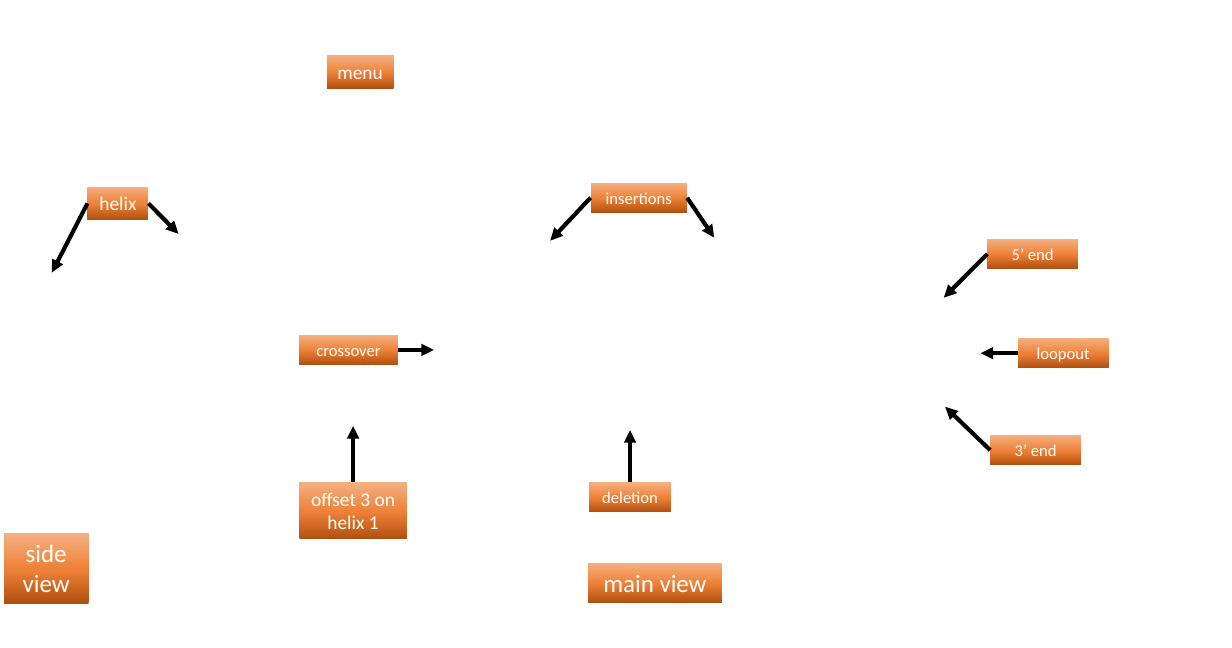
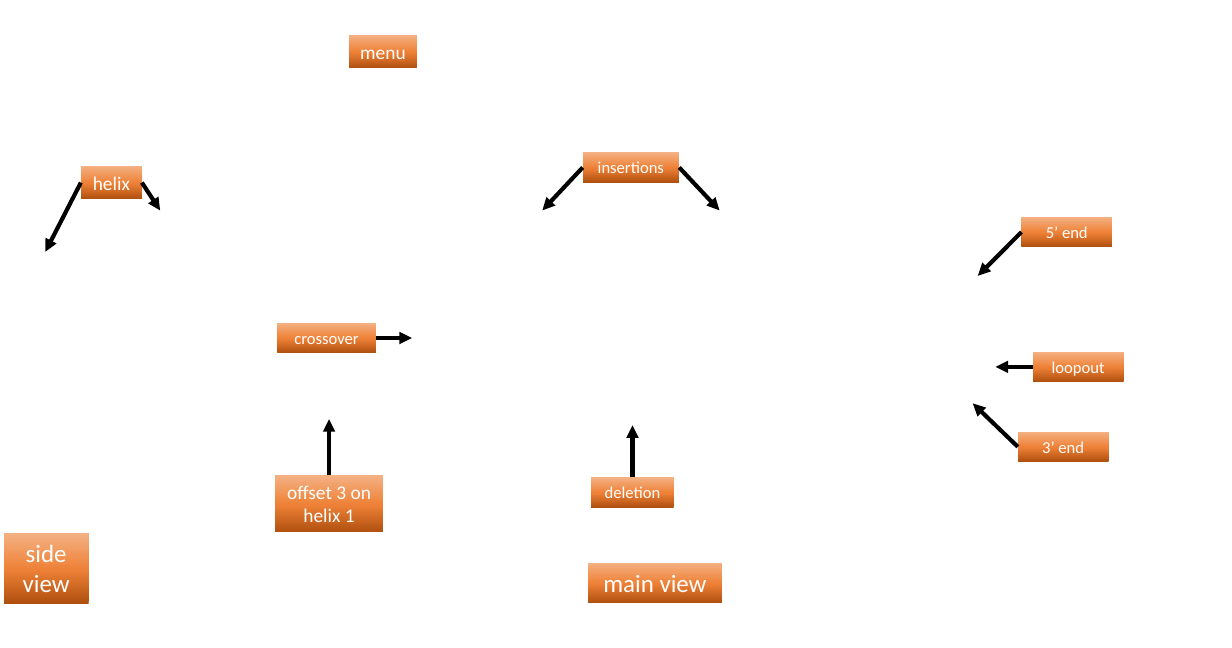
Before and after one commit to UC-Davis-molecular-computing/scadnano, a slide deck: slide 1 of doc-images/screenshot-initial.pptx. Drawn at 1232x648 pixels with LibreOffice and Linux fonts; fonts in the diff are those of the drawing; background and template pictures are left out. Boxes give left, top, right and bottom in pixels: in the first picture for what was removed or moved away, otherwise in the second. Text is boxed around its words. In the diff, an @@ line names an element or a change of style, - is before the commit and + after.

```diff
--- a/doc-images/screenshot-initial.pptx
+++ b/doc-images/screenshot-initial.pptx
@@ rectangle "menu": place and size @@
-rectangle "menu" at [326, 56, 393, 90]
+rectangle "menu" at [349, 35, 416, 69]
@@ rectangle "helix": place and size @@
-rectangle "helix" at [88, 187, 149, 220]
+rectangle "helix" at [81, 166, 142, 200]
@@ arrow moved from (591, 198) - (551, 240) to (583, 168) - (543, 210) @@
@@ rectangle "insertions": place and size @@
-rectangle "insertions" at [591, 183, 687, 212]
+rectangle "insertions" at [583, 153, 679, 183]
@@ arrow moved from (687, 198) - (714, 237) to (679, 168) - (719, 210) @@
@@ arrow moved from (88, 204) - (52, 272) to (81, 183) - (46, 251) @@
@@ arrow moved from (149, 204) - (179, 234) to (142, 183) - (161, 210) @@
@@ arrow moved from (988, 254) - (944, 298) to (1022, 232) - (978, 276) @@
@@ rectangle "5’ end": place and size @@
-rectangle "5’ end" at [988, 239, 1078, 269]
+rectangle "5’ end" at [1022, 217, 1112, 247]
@@ rectangle "crossover": place and size @@
-rectangle "crossover" at [299, 335, 398, 365]
+rectangle "crossover" at [277, 323, 376, 353]
@@ arrow moved from (398, 350) - (434, 350) to (376, 338) - (412, 338) @@
@@ rectangle "loopout": place and size @@
-rectangle "loopout" at [1018, 338, 1108, 368]
+rectangle "loopout" at [1032, 352, 1123, 382]
@@ arrow moved from (1018, 353) - (981, 353) to (1032, 367) - (996, 367) @@
@@ arrow moved from (991, 451) - (946, 407) to (1018, 447) - (973, 404) @@
@@ arrow moved from (353, 483) - (353, 426) to (329, 476) - (329, 420) @@
@@ arrow moved from (630, 483) - (630, 431) to (632, 478) - (632, 426) @@
@@ rectangle "3’ end": place and size @@
-rectangle "3’ end" at [991, 435, 1081, 465]
+rectangle "3’ end" at [1018, 432, 1108, 462]
@@ rectangle "offset 3 on helix 1": place and size @@
-rectangle "offset 3 on helix 1" at [299, 483, 407, 540]
+rectangle "offset 3 on helix 1" at [275, 476, 383, 533]
@@ rectangle "deletion": place and size @@
-rectangle "deletion" at [589, 483, 671, 513]
+rectangle "deletion" at [592, 478, 674, 508]
```
Also in this commit, not shown: 1 other file.
